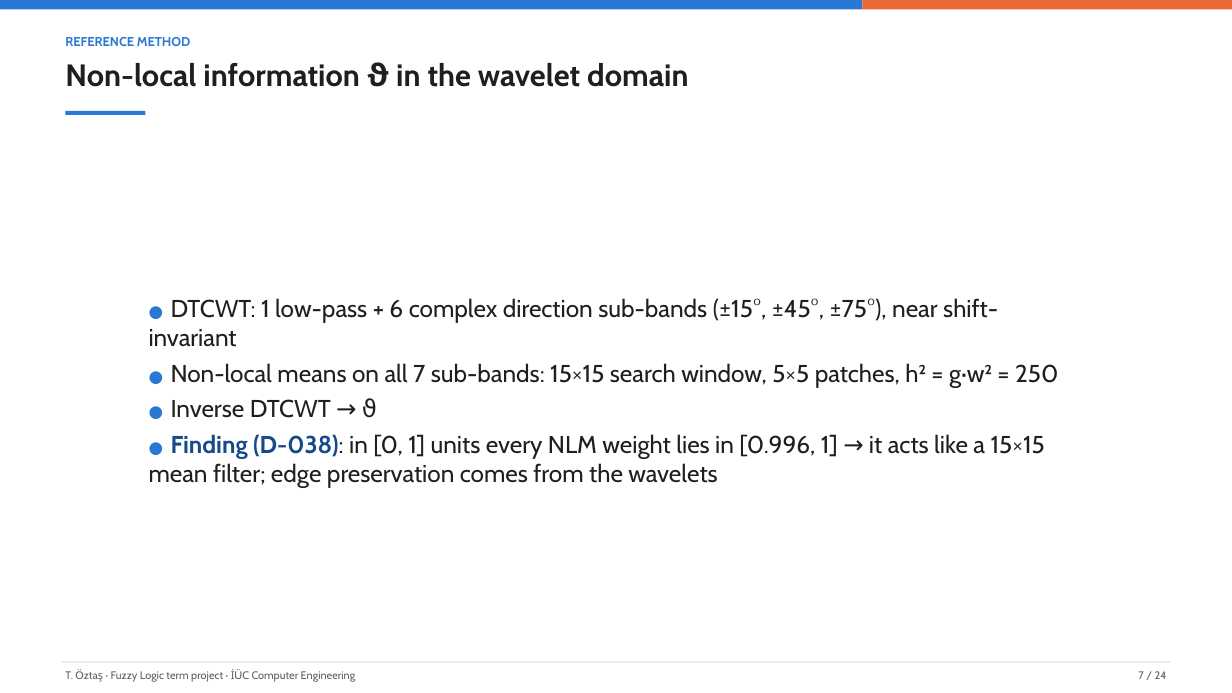
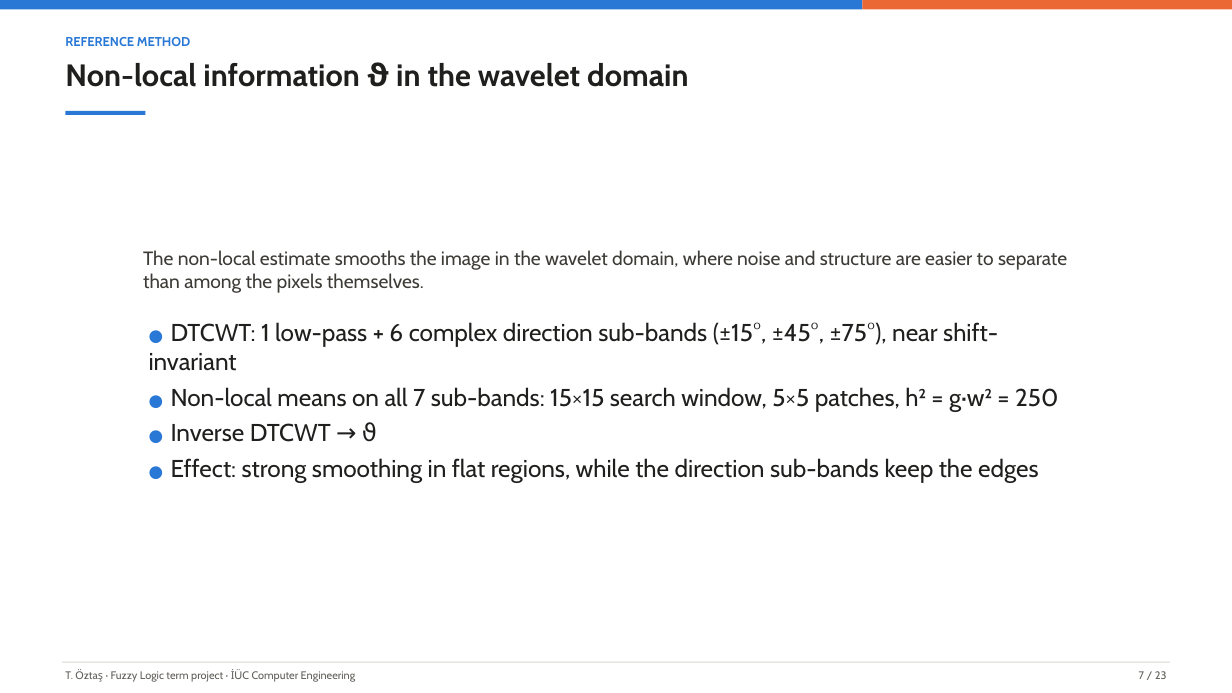
Before and after one commit to tarikoztas/fuzzy-logic-project, a slide deck: slide 7 of presentation/presentation.pptx. Drawn at 1232x693 pixels with LibreOffice and Linux fonts; fonts in the diff are those of the drawing. Boxes give left, top, right and bottom in pixels: in the first picture for what was removed or moved away, otherwise in the second. Text is boxed around its words. In the diff, an @@ line names an element or a change of style, - is before the commit and + after.

Commit message:
faz9: slides without the demo and the inconsistency slide; short lead text on every content slide (D-048)

```diff
--- a/presentation/presentation.pptx
+++ b/presentation/presentation.pptx
@@ text added at bbox=[143, 250, 1067, 293], 15 pt, text #3C3B36 @@
+The non-local estimate smooths the image in the wavelet domain, where noise and structure are easier to separate than among the pixels themselves.
@@ text "● DTCWT: 1 low-pass + ...": place and size @@
-text "● DTCWT: 1 low-pass + ..." at bbox=[149, 298, 1058, 488]
+text "● DTCWT: 1 low-pass + ..." at bbox=[149, 322, 1058, 483]
@@ text "● DTCWT: 1 low-pass + ..." at bbox=[149, 322, 1058, 483]: vertical alignment middle to top @@
@@ text at bbox=[171, 458, 1039, 483]: text changed @@
-● Finding (D-038): in [0, 1] units every NLM weight lies in [0.996, 1] → it acts like a 15×15 mean filter; edge preservation comes from the wavelets
+● Effect: strong smoothing in flat regions, while the direction sub-bands keep the edges
@@ text at bbox=[1139, 671, 1167, 679]: text changed @@
-7 / 24
+7 / 23
```
Also in this commit, not shown: 21 other slides changed, 1 slide removed, 12 other files.
